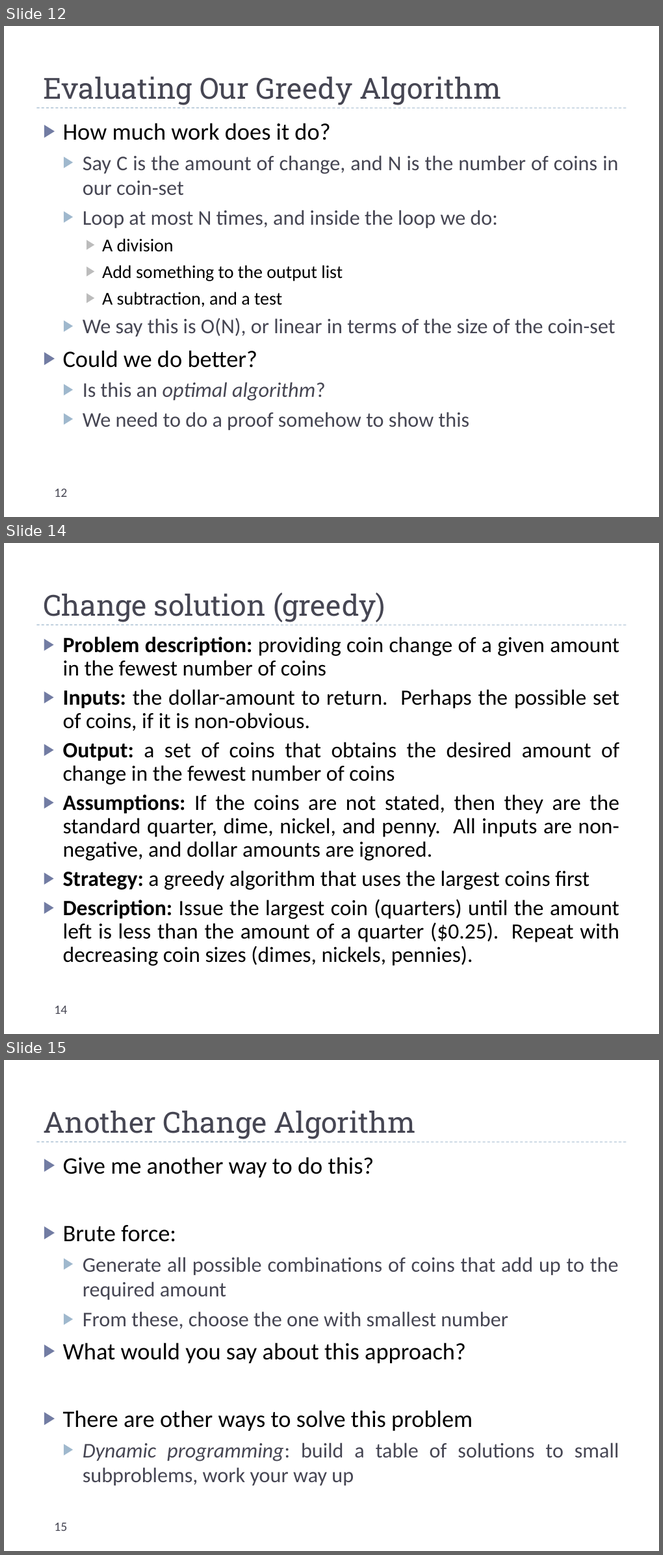
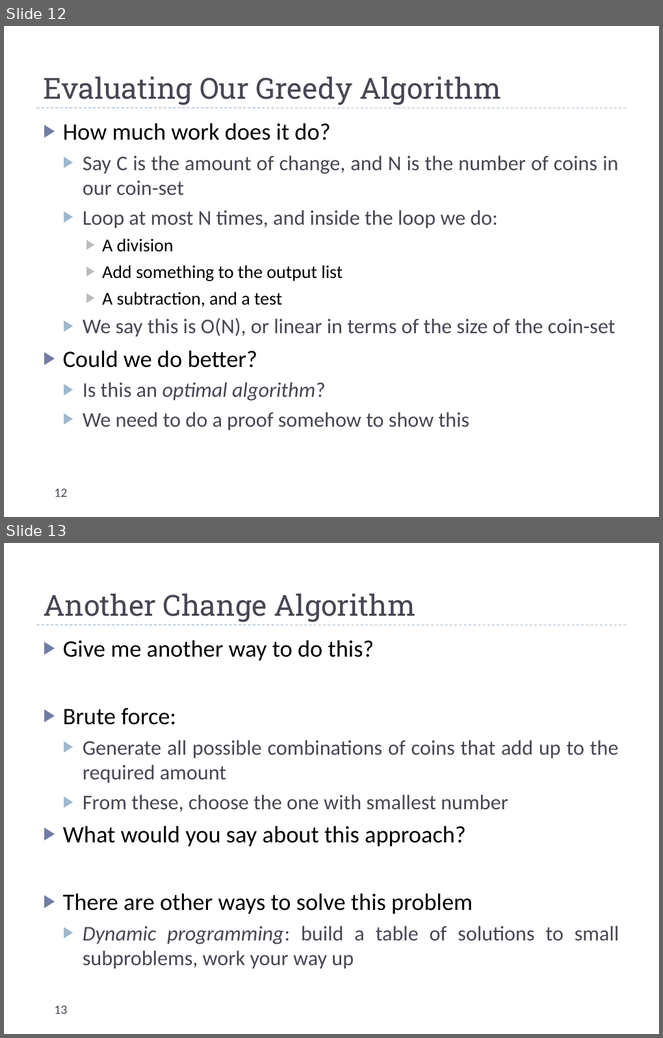
Before and after one commit to markfloryan/dsa2, a slide deck: slides/greedy.pptx. Shown one above the other, each under a label of ours: slides 12, 14 and 15 before the commit, slides 12 and 13 after it; the slides between them are not shown. The pictures are 663x1555 and 663x1038 pixels, drawn with LibreOffice and Linux fonts; fonts in the diff are those of the drawing. Boxes give left, top, right and bottom in pixels: in the first picture for what was removed or moved away, otherwise in the second. Text is boxed around its words. In the diff, an @@ line names an element or a change of style, - is before the commit and + after.

Commit message:
More quizzes, small changes to greedy slides. Releasing one hw

```diff
--- a/slides/greedy.pptx
+++ b/slides/greedy.pptx
@@ slide 14 removed at [4,543,659,1034], background #FFFFFF; not listed: 1 template element that a slide beside it also shows @@
@@ title removed at [43,592,386,622] @@
-Change solution (greedy)
@@ text removed at [63,637,620,966] @@
-▶ Problem description: providing coin change of a given amount in the fewest number of coins
-▶ Inputs: the dollar-amount to return. Perhaps the possible set of coins, if it is non-obvious.
-▶ Output: a set of coins that obtains the desired amount of change in the fewest number of coins
-▶ Assumptions: If the coins are not stated, then they are the standard quarter, dime, nickel, and penny. All inputs are non-negative, and dollar amounts are ignored.
-▶ Strategy: a greedy algorithm that uses the largest coins first
-▶ Description: Issue the largest coin (quarters) until the amount left is less than the amount of a quarter ($0.25). Repeat with decreasing coin sizes (dimes, nickels, pennies).
@@ page number removed at [54,1006,67,1014] @@
-14
@@ what was slide 15 is now slide 13 @@
@@ page number at [54,1006,67,1014]: text changed @@
-15
+13
```
Also in this commit, not shown: 2 other slides removed, 8 other files.
